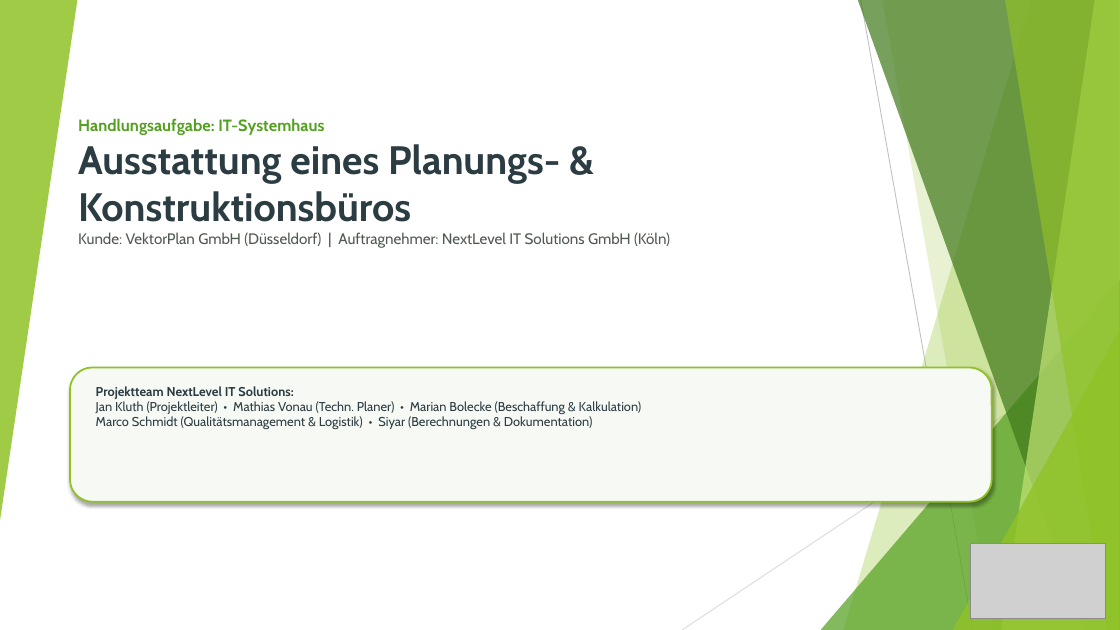
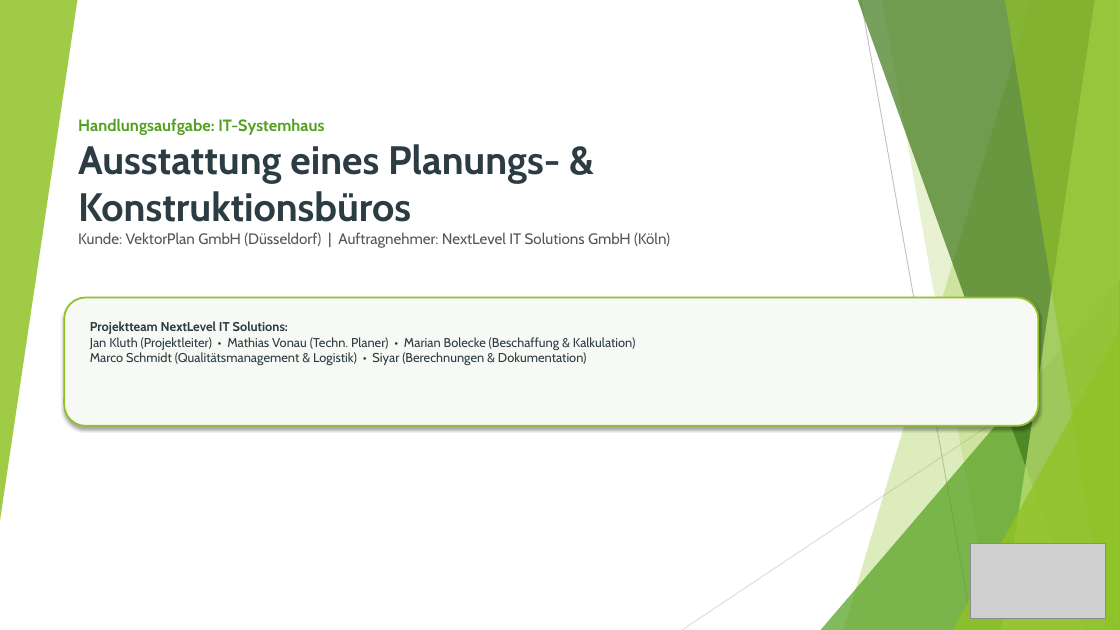
Before and after one commit to kluthjan/projekt_handlungsaufgabe, a slide deck: slide 1 of docs/08_Projektabschluss/Abschlusspraesentation.pptx. Drawn at 1120x630 pixels with LibreOffice and Linux fonts; fonts in the diff are those of the drawing; grey boxes stand for pictures. Boxes give left, top, right and bottom in pixels: in the first picture for what was removed or moved away, otherwise in the second. Text is boxed around its words. In the diff, an @@ line names an element or a change of style, - is before the commit and + after.

Commit message:
Qualitaetsverbesserungen: Folie 1 Team-Box kompakter, Folie 12 Farben vereinheitlicht (alle 3 Spalten dunkelgruen)

```diff
--- a/docs/08_Projektabschluss/Abschlusspraesentation.pptx
+++ b/docs/08_Projektabschluss/Abschlusspraesentation.pptx
@@ rounded rectangle: place and size @@
-rounded rectangle at box(70, 368, 991, 502)
+rounded rectangle at box(64, 297, 1038, 426)
@@ text "Projektteam NextLevel IT Solutions:": place and size @@
-text "Projektteam NextLevel IT Solutions:" at box(96, 386, 642, 429)
+text "Projektteam NextLevel IT Solutions:" at box(90, 321, 636, 365)
```
Also in this commit, not shown: 1 other slide changed.
